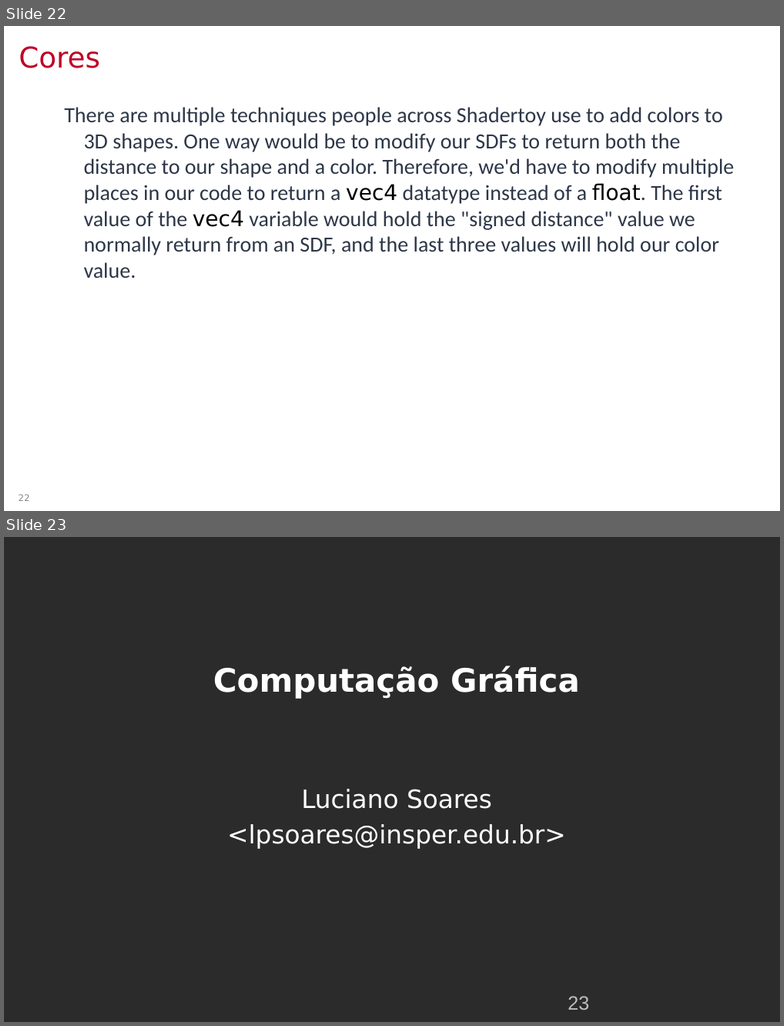
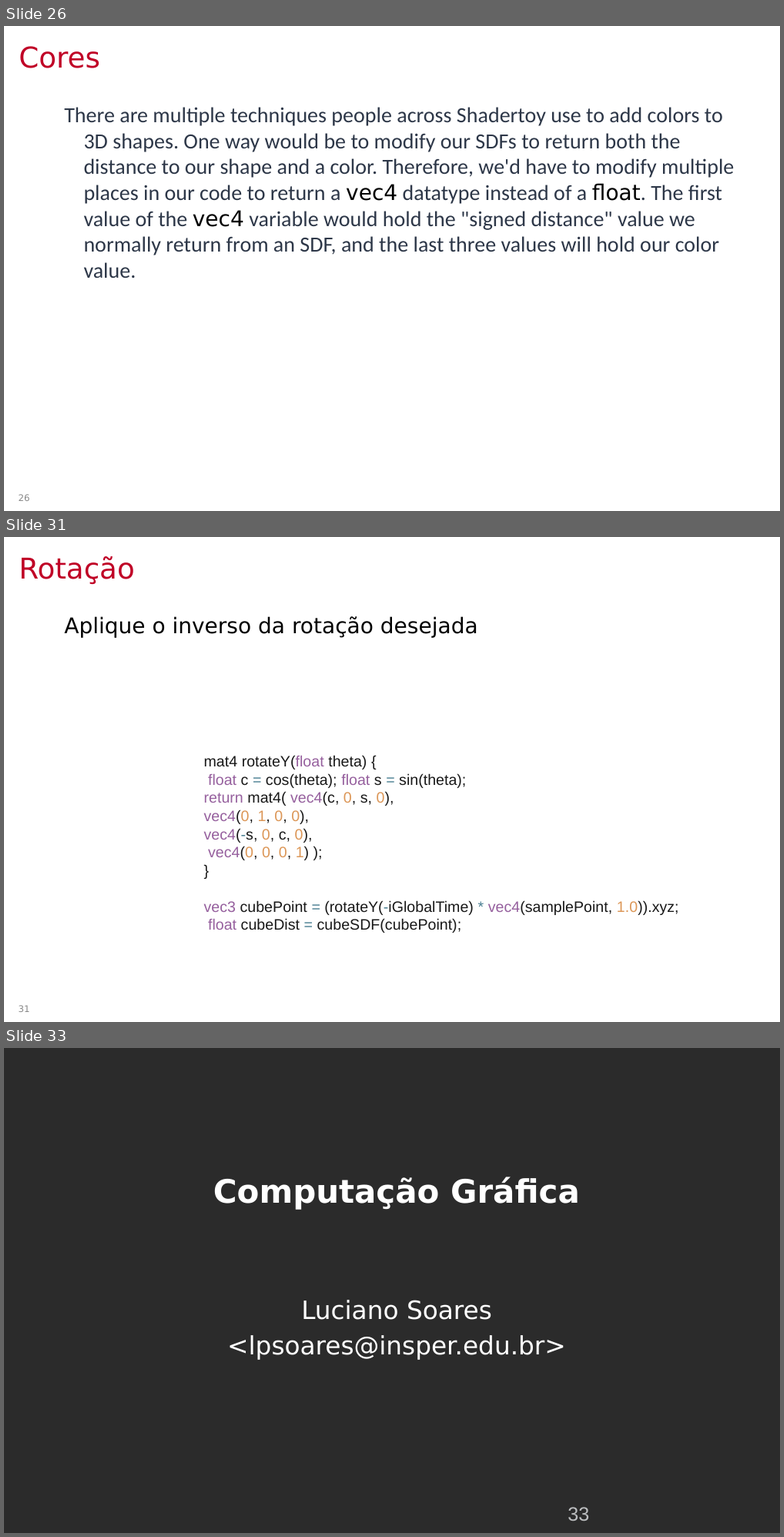
Before and after one commit to lpsoares/ComputacaoGrafica, a slide deck: content/aulas/23-ray_marching/aula23_ray_marching.pptx. Shown one above the other, each under a label of ours: slides 22 and 23 before the commit, slides 26, 31 and 33 after it; the slides between them are not shown. The pictures are 784x1026 and 784x1537 pixels, drawn with LibreOffice and Linux fonts; fonts in the diff are those of the drawing; background and template pictures are left out; a plain dark background stands for a picture behind light text. Boxes give left, top, right and bottom in pixels: in the first picture for what was removed or moved away, otherwise in the second. Text is boxed around its words. In the diff, an @@ line names an element or a change of style, - is before the commit and + after.

```diff
--- a/content/aulas/23-ray_marching/aula23_ray_marching.pptx
+++ b/content/aulas/23-ray_marching/aula23_ray_marching.pptx
@@ slide 31 added at bbox=[4, 537, 780, 1022], background #FFFFFF @@
@@ title added at bbox=[19, 556, 134, 585], 26.7 pt, text #C00026 @@
+Rotação
@@ text added at bbox=[64, 616, 478, 638], 20 pt, text #000000 @@
+Aplique o inverso da rotação desejada
@@ text added at bbox=[204, 755, 679, 933], 14 pt, text #181818 @@
+mat4 rotateY(float theta) {
+float c = cos(theta); float s = sin(theta);
+return mat4( vec4(c, 0, s, 0),
+vec4(0, 1, 0, 0),
+vec4(-s, 0, c, 0),
+vec4(0, 0, 0, 1) );
+}
+vec3 cubePoint = (rotateY(-iGlobalTime) * vec4(samplePoint, 1.0)).xyz;
+float cubeDist = cubeSDF(cubePoint);
@@ page number added at bbox=[19, 1005, 30, 1012], 8.3 pt, text #888888 @@
+31
@@ what was slide 22 is now slide 26 @@
@@ page number at bbox=[19, 494, 30, 501]: text changed @@
-22
+26
@@ what was slide 23 is now slide 33 @@
@@ page number at bbox=[568, 1507, 589, 1521]: text changed @@
-23
+33
```
Also in this commit, not shown: 1 slide changed, 9 other slides added, 4 other files.
